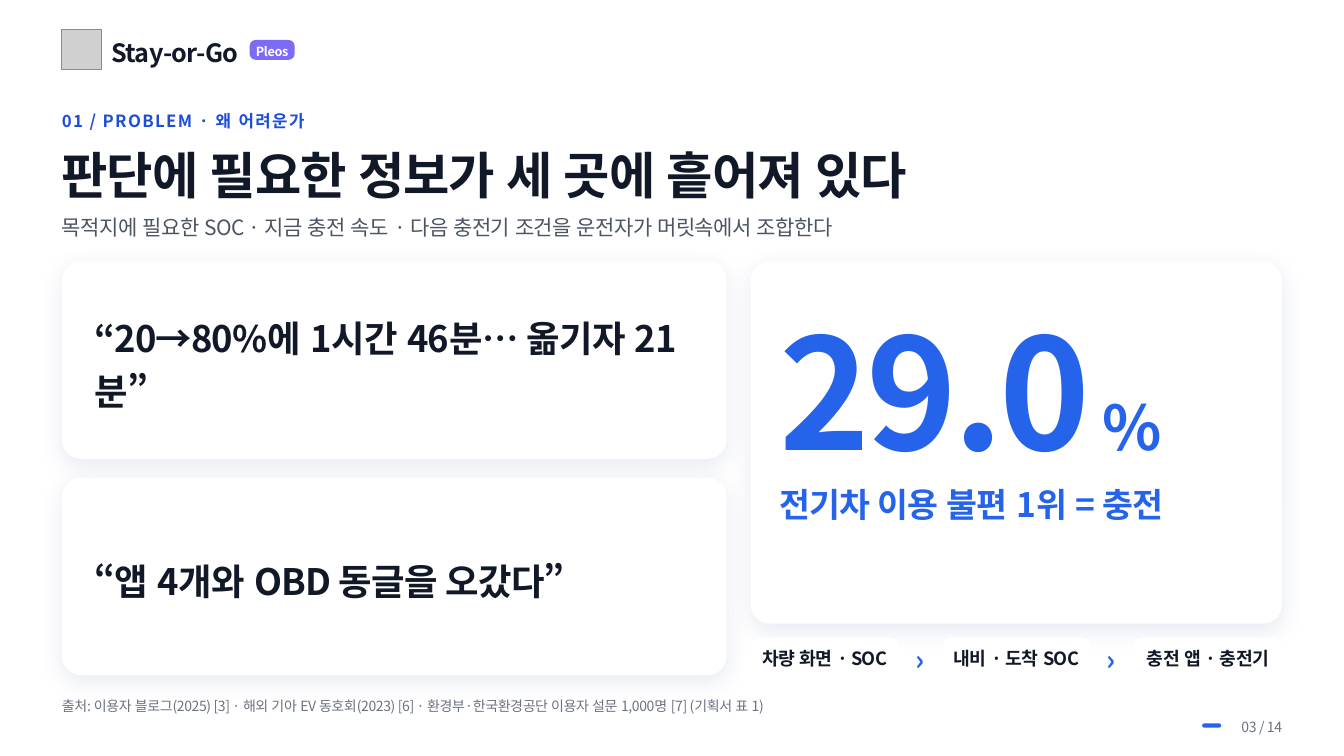
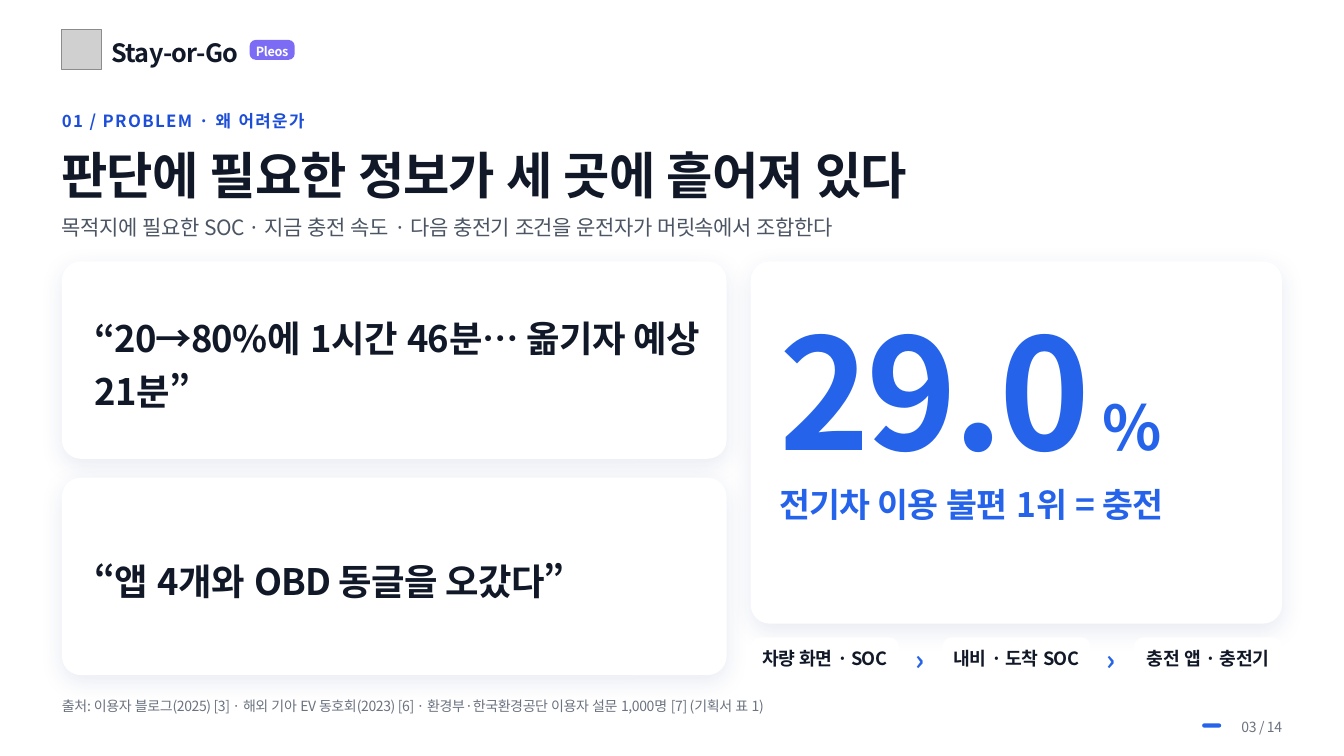
Before and after one commit to NL-Hackerton/Hyundai-Car-App-Challenge-2026, a slide deck: slide 3 of pt/대학생_김&양_Stay-or-Go.pptx. Drawn at 1344x756 pixels with LibreOffice and Linux fonts; fonts in the diff are those of the drawing; grey boxes stand for pictures; background and template pictures are left out. Boxes give left, top, right and bottom in pixels: in the first picture for what was removed or moved away, otherwise in the second. Text is boxed around its words. In the diff, an @@ line names an element or a change of style, - is before the commit and + after.

```diff
--- a/pt/대학생_김&양_Stay-or-Go.pptx
+++ b/pt/대학생_김&양_Stay-or-Go.pptx
@@ text at [94,321,700,408]: text changed @@
-“20→80%에 1시간 46분… 옮기자 21분”
+“20→80%에 1시간 46분… 옮기자 예상 21분”
```
Also in this commit, not shown: 5 other files.
